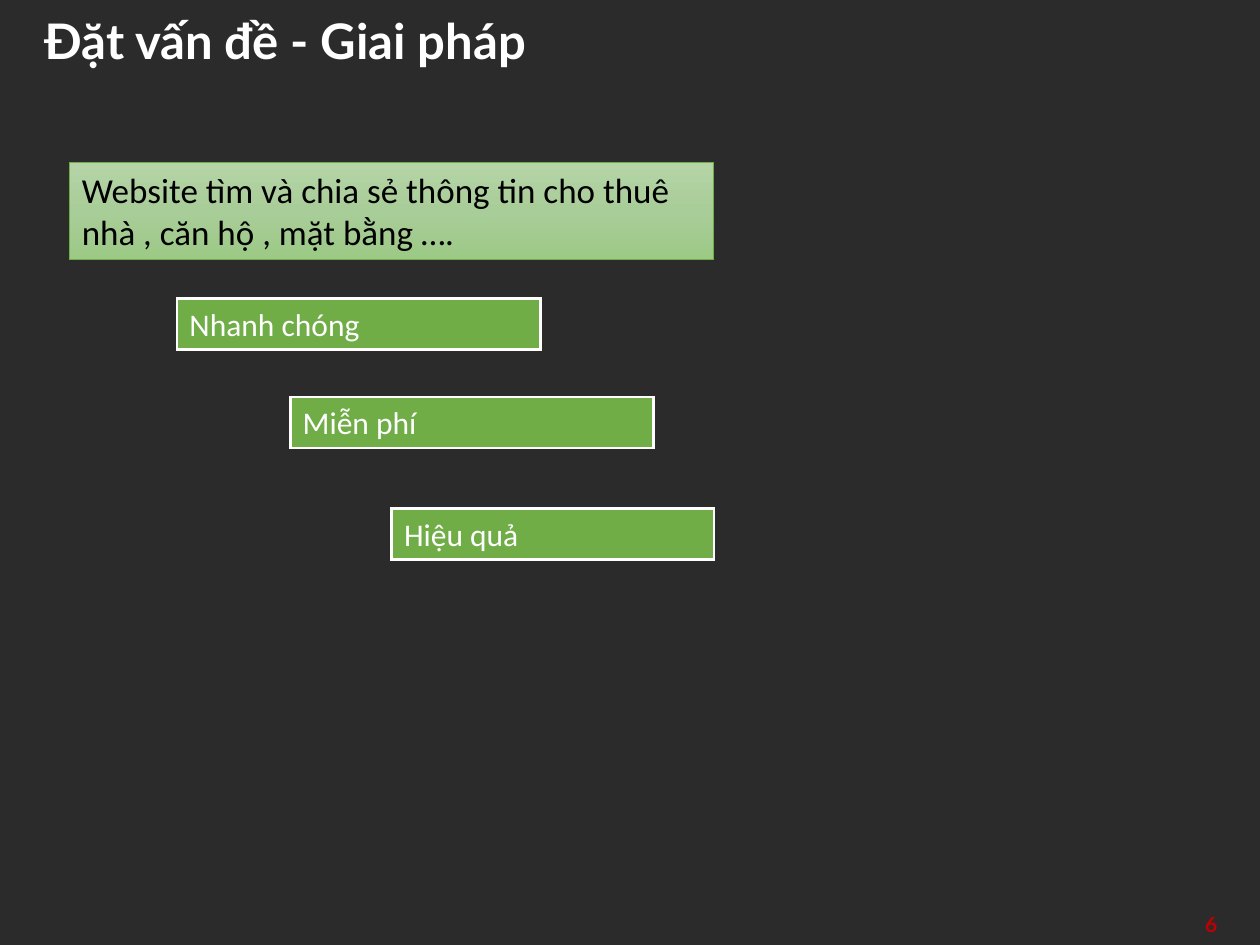
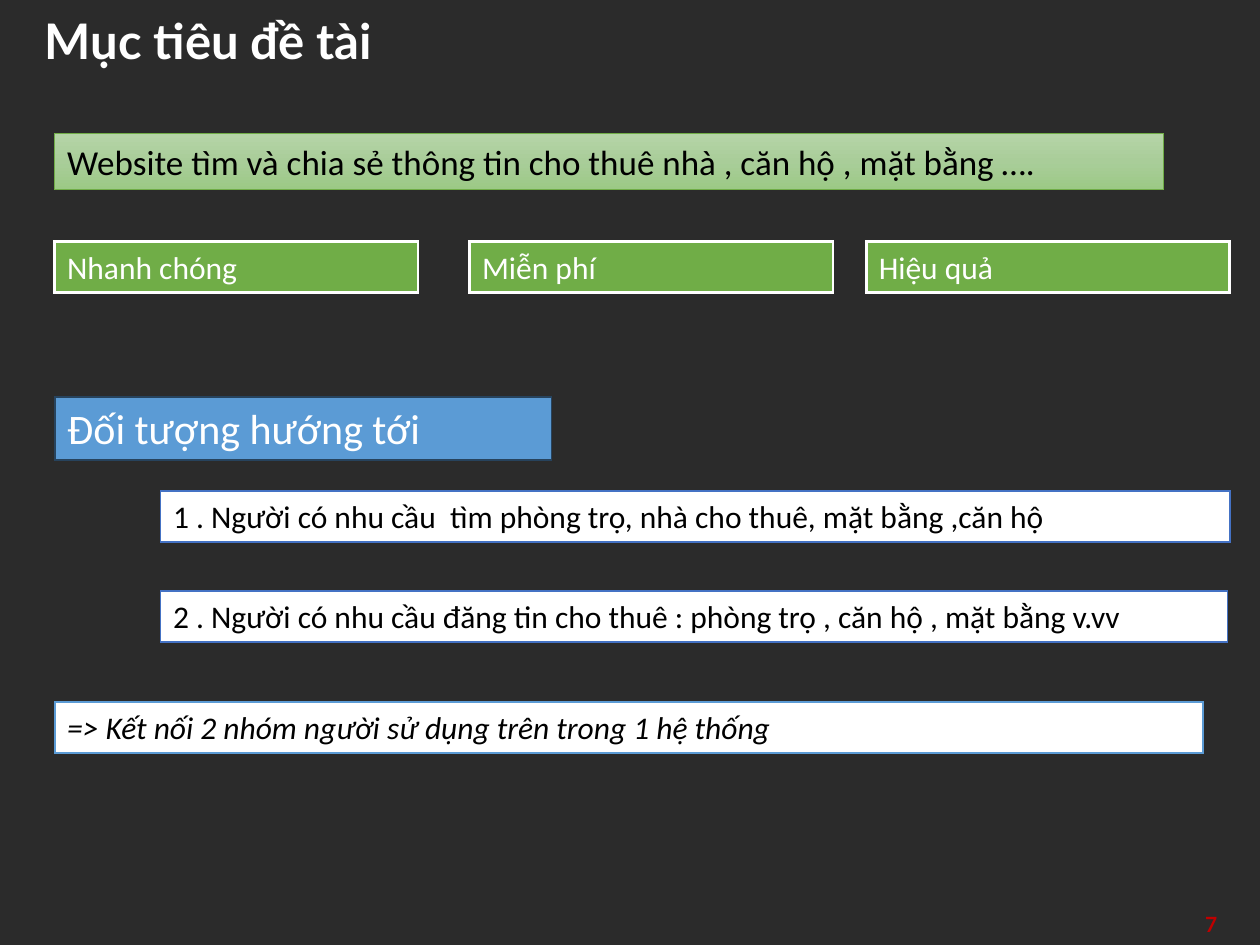
Before and after one commit to doanphung0402/timnhanhanh, a slide deck: slide 7 of report/soict_datn.pptx (slide 6 before the commit). Drawn at 1260x945 pixels with LibreOffice and Linux fonts; fonts in the diff are those of the drawing; background and template pictures are left out; a plain dark background stands for a picture behind light text. Boxes give left, top, right and bottom in pixels: in the first picture for what was removed or moved away, otherwise in the second. Text is boxed around its words. In the diff, an @@ line names an element or a change of style, - is before the commit and + after.

```diff
--- a/report/soict_datn.pptx
+++ b/report/soict_datn.pptx
@@ title at (x1=45, y1=20, x2=372, y2=68): text changed @@
-Đặt vấn đề - Giai pháp
+Mục tiêu đề tài
@@ rectangle "Website tìm và chia sẻ ..." resized from (x1=69, y1=163, x2=714, y2=260) to (x1=54, y1=134, x2=1163, y2=189) @@
@@ rectangle "Nhanh chóng" moved from (x1=178, y1=299, x2=541, y2=349) to (x1=54, y1=242, x2=417, y2=292) @@
@@ rectangle "Miễn phí" moved from (x1=290, y1=397, x2=653, y2=447) to (x1=470, y1=242, x2=833, y2=292) @@
@@ rectangle "Hiệu quả" resized from (x1=392, y1=509, x2=714, y2=559) to (x1=867, y1=242, x2=1230, y2=292) @@
@@ rectangle added at (x1=54, y1=397, x2=551, y2=460), fill #5B9BD5, outline #28445D 1 pt, 24 pt, text #FFFFFF @@
+Đối tượng hướng tới
@@ rectangle added at (x1=161, y1=491, x2=1230, y2=542), fill #FFFFFF, outline #4472C4 1 pt, 18 pt, text #000000 @@
+1 . Người có nhu cầu tìm phòng trọ, nhà cho thuê, mặt bằng ,căn hộ
@@ rectangle added at (x1=161, y1=591, x2=1228, y2=641), fill #FFFFFF, outline #4472C4 1 pt, 18 pt, text #000000 @@
+2 . Người có nhu cầu đăng tin cho thuê : phòng trọ , căn hộ , mặt bằng v.vv
@@ rectangle added at (x1=54, y1=702, x2=1203, y2=752), fill #FFFFFF, outline #5B9BD5 1 pt, 18 pt, text #000000, italic @@
+=> Kết nối 2 nhóm người sử dụng trên trong 1 hệ thống
@@ page number at (x1=1205, y1=917, x2=1217, y2=932): text changed @@
-6
+7
```
Also in this commit, not shown: 8 other slides changed, 7 slides added, 4 slides removed, 22 other files.
